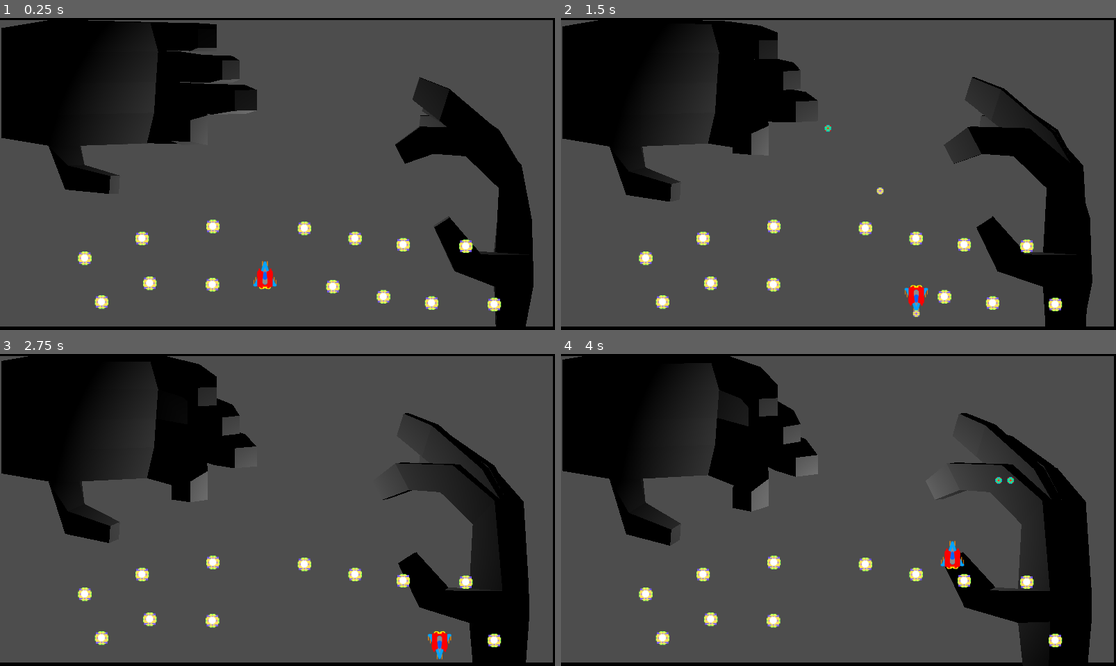
Above: before the commit, frames 1-4 (two rows, left to right).
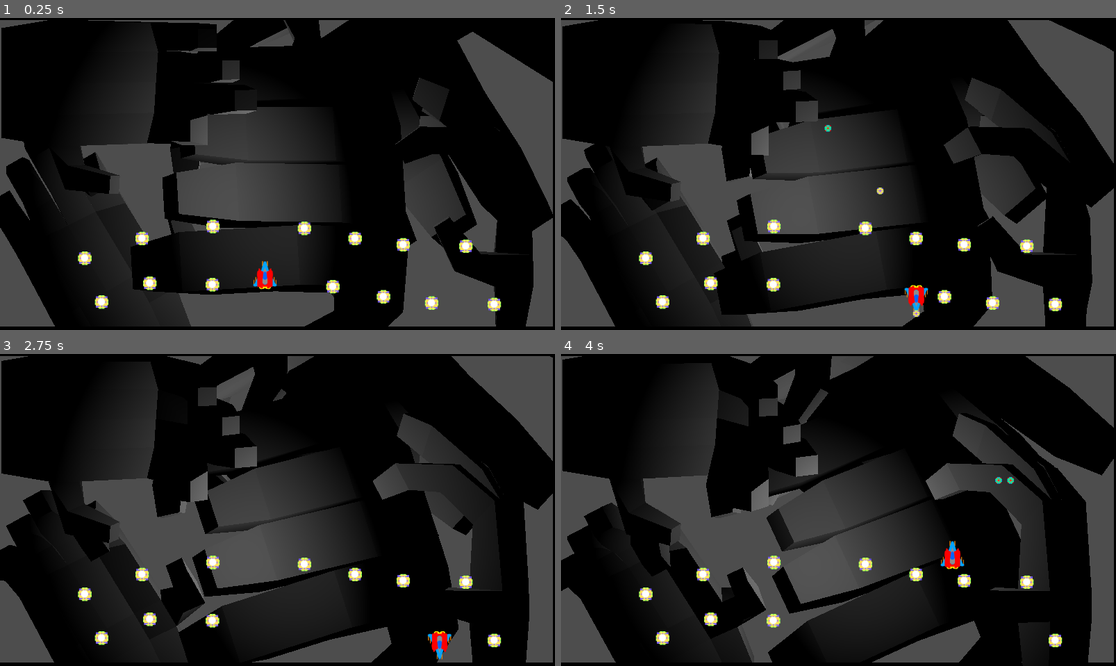
Above: after the commit, the same moments.

Repository: gamkedo-la/AttackStackCharlie
Game: Godot game, scene res://MainPlay.tscn
The game is run twice, just before and just after one commit, with the same random seed, the same clock (stepped at 60 frames per second) and the same inputs.
Inputs:
- Up to frame 1 (0.25 s): no input
- Up to frame 2 (1.5 s): hold D (move right) 0.53-1.28 s; hold Space (shoot) 0.53-1.28 s; hold S (move down) from 1.28 s (still down); tap Space (shoot) at 1.35 s
- Up to frame 3 (2.75 s): release S (move down) at 2.03 s; hold D (move right) from 2.03 s (still down); hold Space (shoot) from 2.03 s (still down)
- Up to frame 4 (4 s): release D (move right) at 2.78 s; release Space (shoot) at 2.78 s; hold W (move up) 2.78-3.53 s; tap Space (shoot) at 2.85 s; hold A (move left) from 3.53 s (still down); hold Space (shoot) from 3.53 s (still down)

The runs differ from the first frame. In frame 1, 48% of the frame differs, in the area x 0-100%, y 0-99%; in frame 2, 47%; in frame 3, 47%; in frame 4, 45%.

Commit message:
More background hands

Diff:
--- a/MainPlay.tscn
+++ b/MainPlay.tscn
@@ -85,6 +85,11 @@
 script = ExtResource("4_6wt8j")
 spinZ = 1
 
+[node name="vr-hand3" parent="3D background scene" instance=ExtResource("3_y3jsb")]
+transform = Transform3D(-0.00195617, 1.99872, 0.0713772, -1.9917, -0.00844068, 0.181775, 0.18196, -0.0709033, 1.99044, 22.3162, -18.5532, 3.98233)
+script = ExtResource("4_6wt8j")
+spinY = 1
+
 [node name="3D boundaries" type="Node" parent="3D background scene"]
 
 [node name="3d left" type="CSGBox3D" parent="3D background scene/3D boundaries"]
@@ -107,8 +112,27 @@
 transform = Transform3D(1, 0, 0, 0, 1, 0, 0, 0, 1, 18.6197, 4.99725, 11.2573)
 omni_range = 17.632
 
+[node name="OmniLight3D2" type="OmniLight3D" parent="3D background scene"]
+transform = Transform3D(1, 0, 0, 0, 1, 0, 0, 0, 1, 18.6197, -47.5032, 11.2573)
+omni_range = 17.632
+
 [node name="vr-hand" parent="3D background scene" instance=ExtResource("3_y3jsb")]
 transform = Transform3D(-1, 8.74228e-08, 3.48787e-16, -8.74228e-08, -1, -3.48787e-16, 3.48787e-16, -3.48787e-16, 1, 8.85775, 0.0001297, 1.15203)
+script = ExtResource("4_6wt8j")
+spinX = 1
+
+[node name="vr-hand4" parent="3D background scene" instance=ExtResource("3_y3jsb")]
+transform = Transform3D(0.867805, -0.496869, 0.00602809, -0.0273807, -0.0357019, 0.998987, -0.496151, -0.867091, -0.0445869, 14.5462, -52.4897, 1.94917)
+script = ExtResource("4_6wt8j")
+spinZ = 1
+
+[node name="vr-hand5" parent="3D background scene" instance=ExtResource("3_y3jsb")]
+transform = Transform3D(0.158849, -1.05526, 1.69151, -1.9917, -0.00844069, 0.181775, -0.0887708, -1.69893, -1.05155, 16.6826, -71.0431, 7.21719)
+script = ExtResource("4_6wt8j")
+spinY = 1
+
+[node name="vr-hand6" parent="3D background scene" instance=ExtResource("3_y3jsb")]
+transform = Transform3D(0.497186, -4.34654e-08, 0.867644, -8.74228e-08, -1, -4.94013e-16, 0.867644, -7.58518e-08, -0.497186, 2.01567, -52.4897, 15.5058)
 script = ExtResource("4_6wt8j")
 spinX = 1
 
